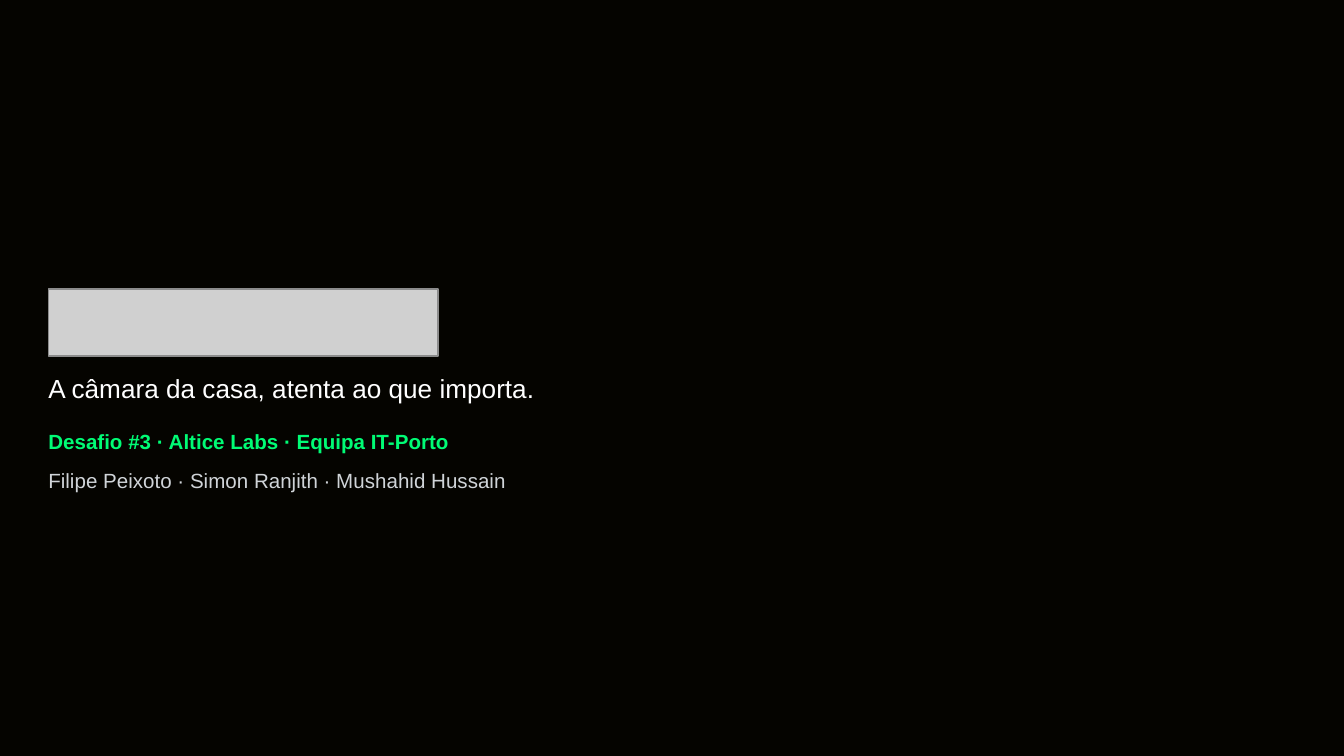
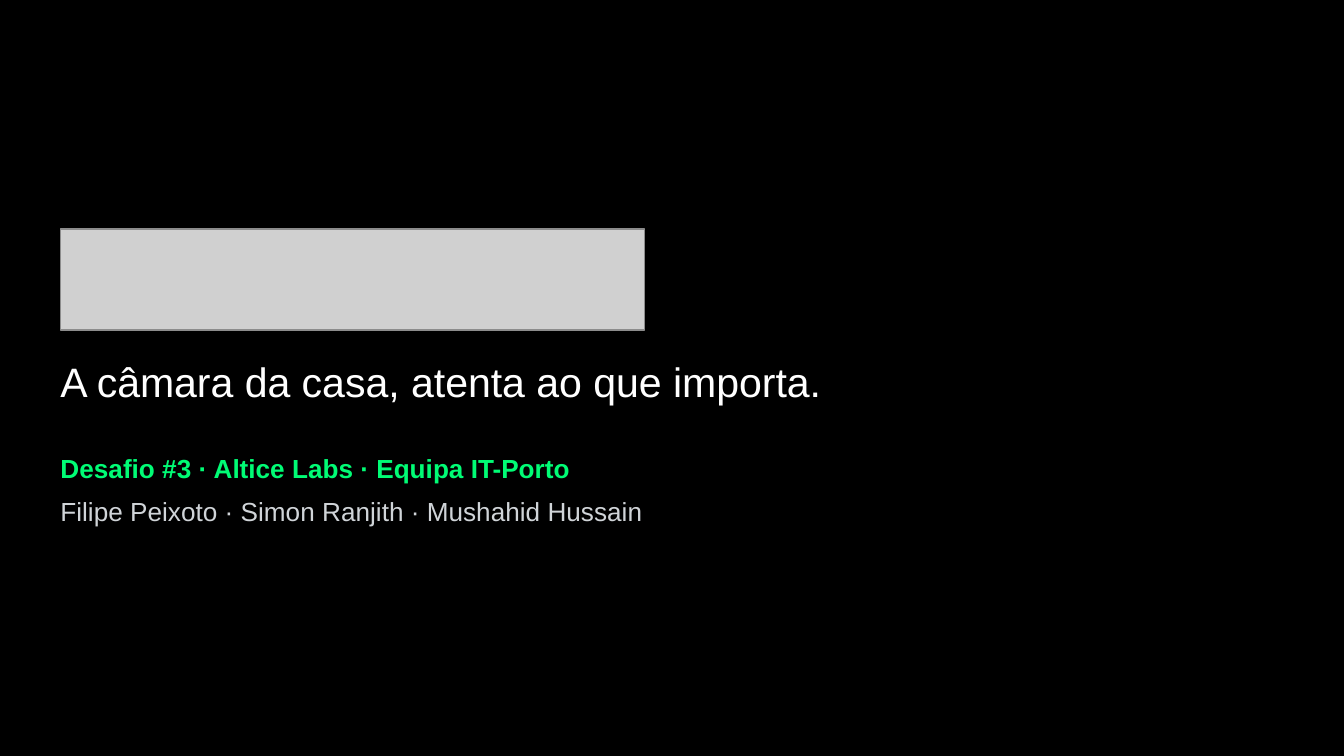
Before and after one commit to F1lipe01/hackathon-techweek, a slide deck: slide 2 of deliverables/deck/ThingTracker - Pitch 5 min.pptx (slide 1 before the commit). Drawn at 1344x756 pixels with LibreOffice and Linux fonts; fonts in the diff are those of the drawing; grey boxes stand for pictures; background and template pictures are left out. Boxes give left, top, right and bottom in pixels: in the first picture for what was removed or moved away, otherwise in the second. Text is boxed around its words. In the diff, an @@ line names an element or a change of style, - is before the commit and + after.

```diff
--- a/deliverables/deck/ThingTracker - Pitch 5 min.pptx
+++ b/deliverables/deck/ThingTracker - Pitch 5 min.pptx
@@ background #050400 to #000000 @@
@@ picture: place and size @@
-picture at (48,289,438,356)
+picture at (60,228,645,329)
@@ text "A câmara da casa, atenta ...": place and size @@
-text "A câmara da casa, atenta ..." at (48,379,534,404)
+text "A câmara da casa, atenta ..." at (60,367,821,406)
@@ text "A câmara da casa, atenta ..." at (60,367,821,406): size 14 to 22 pt @@
@@ text "Desafio #3 · Altice Labs ...": place and size @@
-text "Desafio #3 · Altice Labs ..." at (48,434,449,454)
+text "Desafio #3 · Altice Labs ..." at (60,459,570,484)
@@ text "Desafio #3 · Altice Labs ..." at (60,459,570,484): size 11 to 14 pt @@
@@ text "Filipe Peixoto · Simon Ranjith ..." at (60,502,643,527): size 11 to 14 pt @@
@@ text "Filipe Peixoto · Simon Ranjith ...": place and size @@
-text "Filipe Peixoto · Simon Ranjith ..." at (48,473,505,493)
+text "Filipe Peixoto · Simon Ranjith ..." at (60,502,643,527)
```
Also in this commit, not shown: 1 slide added, 9 other files.
